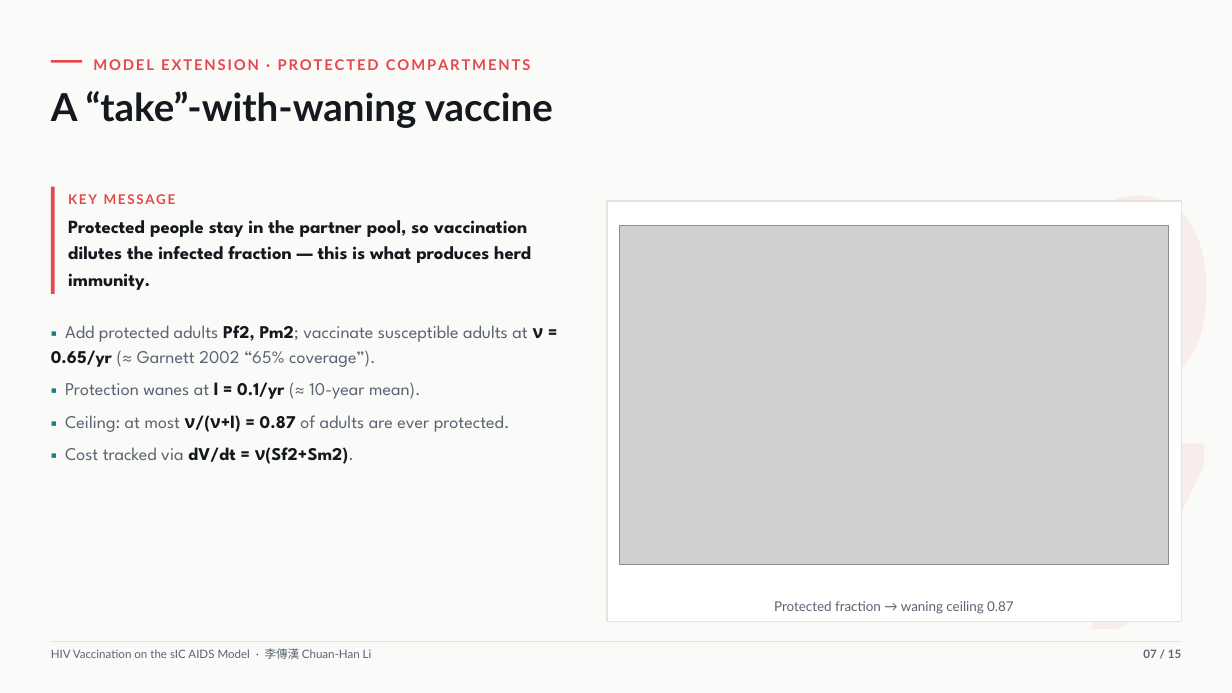
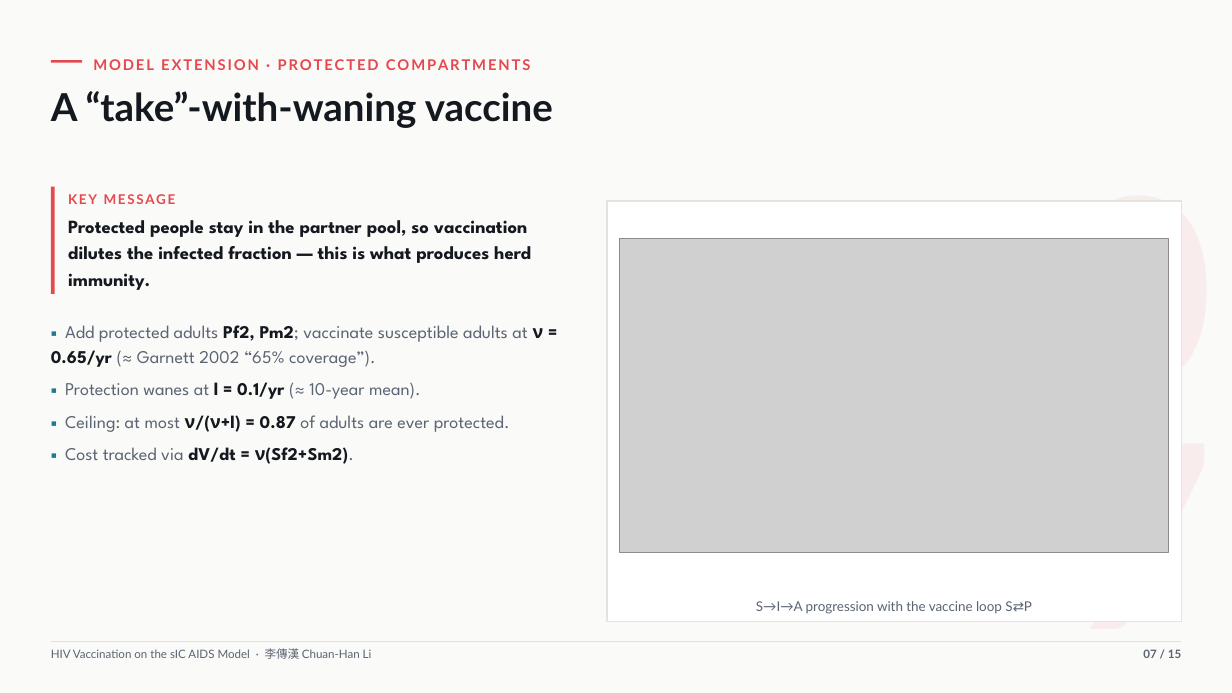
Before and after one commit to Stanley-1013/Biological-System-Modeling-and-Analysis, a slide deck: slide 7 of Project/presentation/part2_HIV_vaccination.pptx. Drawn at 1232x693 pixels with LibreOffice and Linux fonts; fonts in the diff are those of the drawing; grey boxes stand for pictures. Boxes give left, top, right and bottom in pixels: in the first picture for what was removed or moved away, otherwise in the second. Text is boxed around its words. In the diff, an @@ line names an element or a change of style, - is before the commit and + after.

Commit message:
feat(slides): slide 7 加入 sIC+疫苗 compartment 流程圖(S⇄P→I→A,標 ν/l/λ/γ/μ/α),取代結果曲線;讓口頭講艙時有圖可指(pptx+HTML)

```diff
--- a/Project/presentation/part2_HIV_vaccination.pptx
+++ b/Project/presentation/part2_HIV_vaccination.pptx
@@ picture: place and size @@
-picture at bbox=[620, 226, 1168, 566]
+picture at bbox=[620, 238, 1168, 554]
@@ text at bbox=[756, 601, 1032, 614]: text changed @@
-Protected fraction → waning ceiling 0.87
+S→I→A progression with the vaccine loop S⇄P
```
Also in this commit, not shown: 5 other files.
